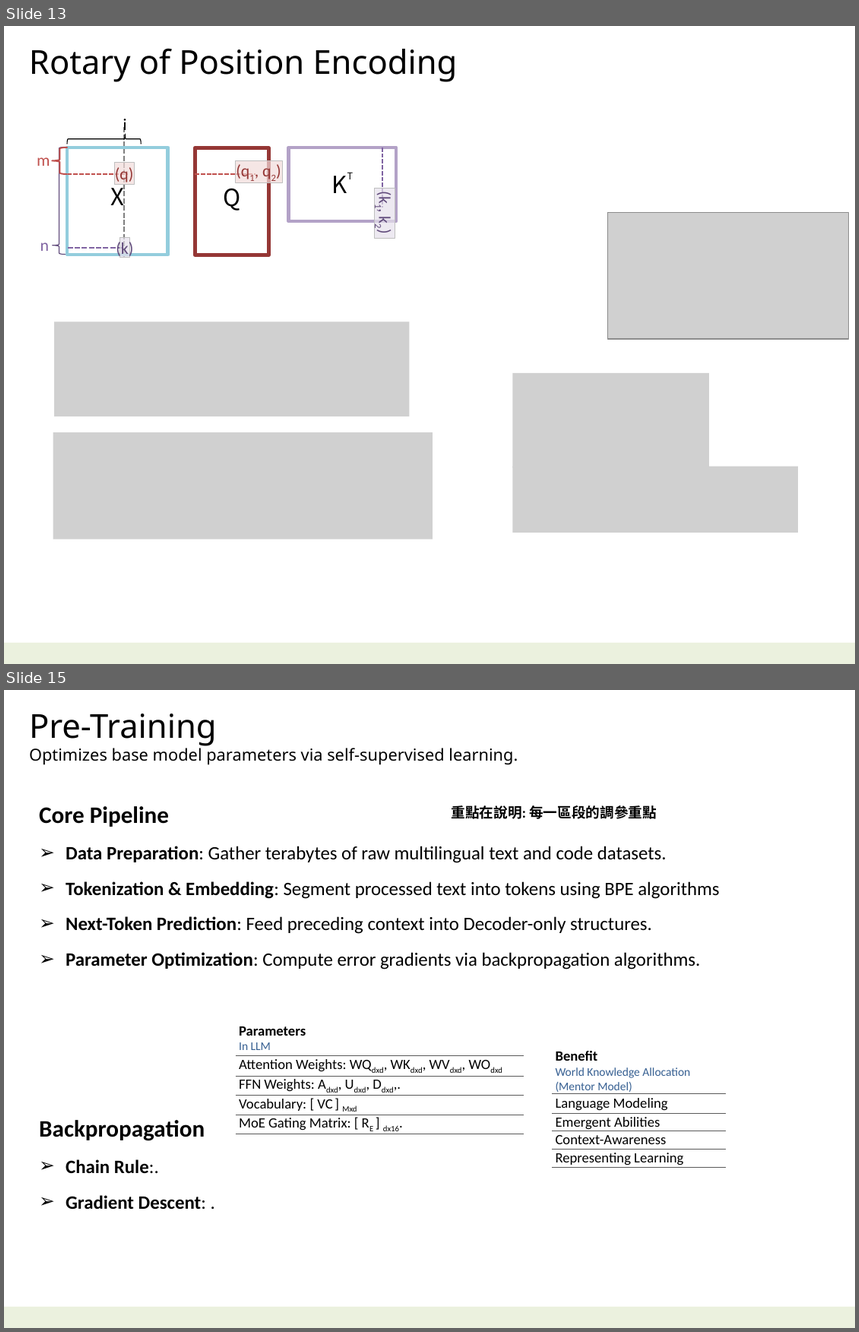
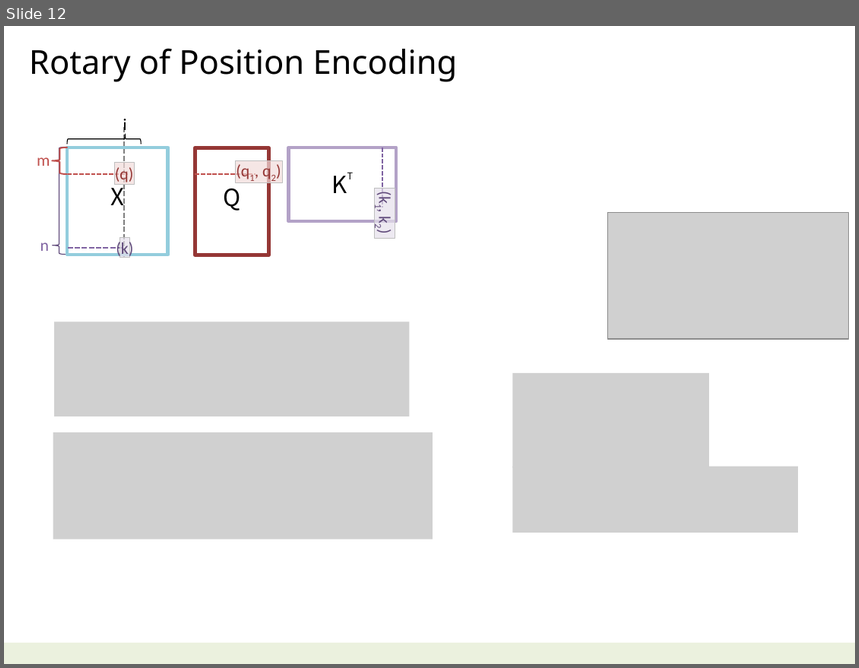
Before and after one commit to navibator/crazy-ai, a slide deck: ai.pptx. Shown one above the other, each under a label of ours: slides 13 and 15 before the commit, slide 12 after it; the slides between them are not shown. The pictures are 859x1332 and 859x668 pixels, drawn with LibreOffice and Linux fonts; fonts in the diff are those of the drawing; grey boxes stand for pictures. Boxes give left, top, right and bottom in pixels: in the first picture for what was removed or moved away, otherwise in the second. Text is boxed around its words. In the diff, an @@ line names an element or a change of style, - is before the commit and + after.

```diff
--- a/ai.pptx
+++ b/ai.pptx
@@ slide 15 removed at (4, 690, 855, 1328), background #FFFFFF; not listed: 1 template element that a slide beside it also shows @@
@@ text removed at (29, 714, 518, 765) @@
-Pre-Training
-Optimizes base model parameters via self-supervised learning.
@@ text removed at (39, 806, 719, 970) @@
-Core Pipeline
-➢ Data Preparation: Gather terabytes of raw multilingual text and code datasets.
-➢ Tokenization & Embedding: Segment processed text into tokens using BPE algorithms
-➢ Next-Token Prediction: Feed preceding context into Decoder-only structures.
-➢ Parameter Optimization: Compute error gradients via backpropagation algorithms.
@@ text removed at (452, 806, 657, 819) @@
-重點在說明: 每一區段的調參重點
@@ table removed at (236, 1021, 524, 1135), 5 rows, 1 columns @@
-Parameters / In LLM
-Attention Weights: WQdxd, WKdxd, WVdxd, WOdxd
-FFN Weights: Adxd, Udxd, Ddxd,.
-Vocabulary: [ VC ] Mxd
-MoE Gating Matrix: [ RE ] dx16.
@@ table removed at (552, 1047, 727, 1169), 5 rows, 1 columns @@
-Benefit / World Knowledge Allocation / (Mentor Model)
-Language Modeling
-Emergent Abilities
-Context-Awareness
-Representing Learning
@@ text removed at (39, 1120, 206, 1210) @@
-Backpropagation
-➢ Chain Rule:.
-➢ Gradient Descent: .
@@ what was slide 13 is now slide 12 @@
```
Also in this commit, not shown: 6 slides changed, 3 slides added, 3 other slides removed, 18 other files.
